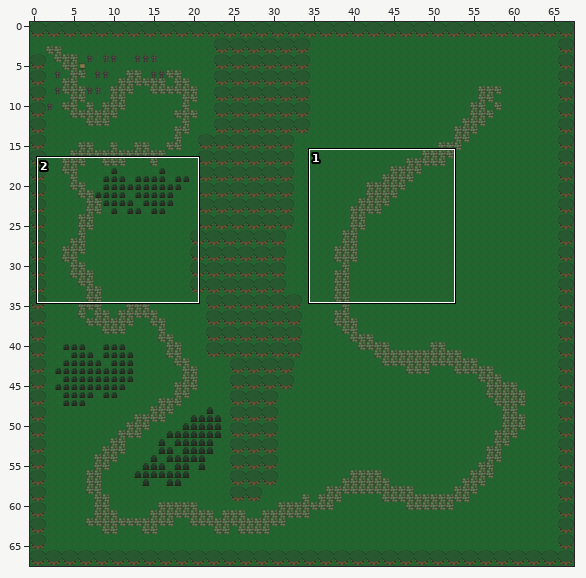
A Tiled map gets an edit: core/assets/data/maps/graveyard_battle.tmx. Above: a wide view before the commit, with the close-up outlined.
Close-up. The starting point:
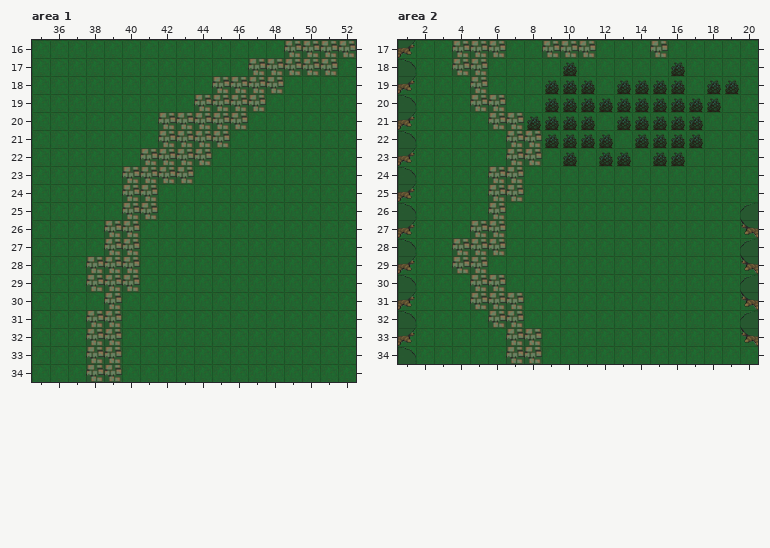
Cells are 32x32 px. Shown: area 1 x 35..52, y 16..34; area 2 x 1..20, y 17..34. The commit also changed other parts of the map, which this record leaves out.
After the commit:
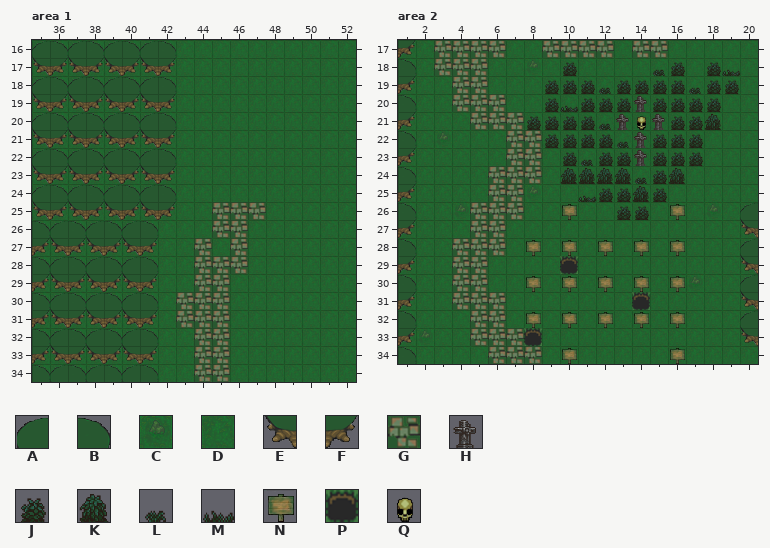
Key: from "graveyard": A 0, B 1, C 2, D 3, E 5, F 6, G 7, H 9, J 10, K 11, L 13, M 14, N 16, P 18, Q 19.
_ is an empty cell.
The edit:
Layer "Hintergrund", area 1:
y 16: x 49..52 GGGG -> DDDD
y 17: x 47..51 GGGGG -> DDDDD
y 18: x 45..48 GGGG -> DDDD
y 19: x 44..47 GGGG -> DDDD
y 20: x 42..46 GGGGG -> DDDDD
y 21: x 42..45 GGGG -> DDDD
y 22: x 41..44 GGGG -> DDDD
y 23: x 40..43 GGGG -> DDDD
y 24: x 40..41 GG -> DD
y 25: x 40..41 GG -> DD; x 45..47 DDD -> GGG
y 26: x 39..40 GG -> DD; x 45..46 DD -> GG
y 27: x 39..40 GG -> DD; x 44 D -> G; x 46 D -> G
y 28: x 38..40 GGG -> DDD; x 44..46 DDD -> GGG
y 29: x 38..40 GGG -> DDD; x 44..45 DD -> GG
y 30: x 39 G -> D; x 43..45 DDD -> GGG
y 31: x 38..39 GG -> DD; x 43..45 DDD -> GGG
y 32..34: x 38..39 GG -> DD; x 44..45 DD -> GG
Layer "Hintergrund_Baum", area 1:
y 16: x 35..42 ________ -> ABABABAB
y 17: x 35..42 ________ -> EFEFEFEF
y 18: x 35..42 ________ -> ABABABAB
y 19: x 35..42 ________ -> EFEFEFEF
y 20: x 35..42 ________ -> ABABABAB
y 21: x 35..42 ________ -> EFEFEFEF
y 22: x 35..42 ________ -> ABABABAB
y 23: x 35..42 ________ -> EFEFEFEF
y 24: x 35..42 ________ -> ABABABAB
y 25: x 35..42 ________ -> EFEFEFEF
y 26: x 35..41 _______ -> BABABAB
y 27: x 35..41 _______ -> FEFEFEF
y 28: x 35..41 _______ -> BABABAB
y 29: x 35..41 _______ -> FEFEFEF
y 30: x 35..41 _______ -> BABABAB
y 31: x 35..41 _______ -> FEFEFEF
y 32: x 35..41 _______ -> BABABAB
y 33: x 35..41 _______ -> FEFEFEF
y 34: x 35..41 _______ -> BABABAB
Layer "Hintergrund", area 2:
y 17: x 3 D -> G; x 12 D -> G; x 14 D -> G
y 18: x 3 D -> G; x 8 D -> C
y 19..20: x 4 D -> G
y 21: x 5 D -> G
y 22: x 3 D -> C
y 24: x 8 D -> G
y 25: x 8 D -> C
y 26: x 4..5 DD -> CG; x 7 D -> G; x 18 D -> C
y 29: x 10 D -> P
y 30: x 4 D -> G; x 6 G -> D; x 17 D -> C
y 31: x 4 D -> G; x 7 G -> D; x 14 D -> P
y 32: x 5 D -> G; x 7 G -> D
y 33: x 2 D -> C; x 5..6 DD -> GG; x 8 G -> P
y 34: x 6 D -> G
Layer "Dekoration", area 2:
y 18: x 15 _ -> L; x 18..19 __ -> JM
y 19: x 12 _ -> L; x 17 _ -> L
y 20: x 10 J -> M; x 14 J -> H
y 21: x 12..15 _JJJ -> LHQH; x 18 _ -> K
y 22: x 13..14 _J -> LH
y 23: x 11 _ -> L; x 14 _ -> H; x 17 _ -> J
y 24: x 10..16 _______ -> KKKKLJK
y 25: x 11..15 _____ -> MJJKJ
y 26: x 10 _ -> N; x 13..14 __ -> JJ; x 16 _ -> N
y 28: x 8 _ -> N; x 10 _ -> N; x 12 _ -> N; x 14 _ -> N; x 16 _ -> N
y 30: x 8 _ -> N; x 10 _ -> N; x 12 _ -> N; x 14 _ -> N; x 16 _ -> N
y 32: x 8 _ -> N; x 10 _ -> N; x 12 _ -> N; x 14 _ -> N; x 16 _ -> N
y 34: x 10 _ -> N; x 16 _ -> N
